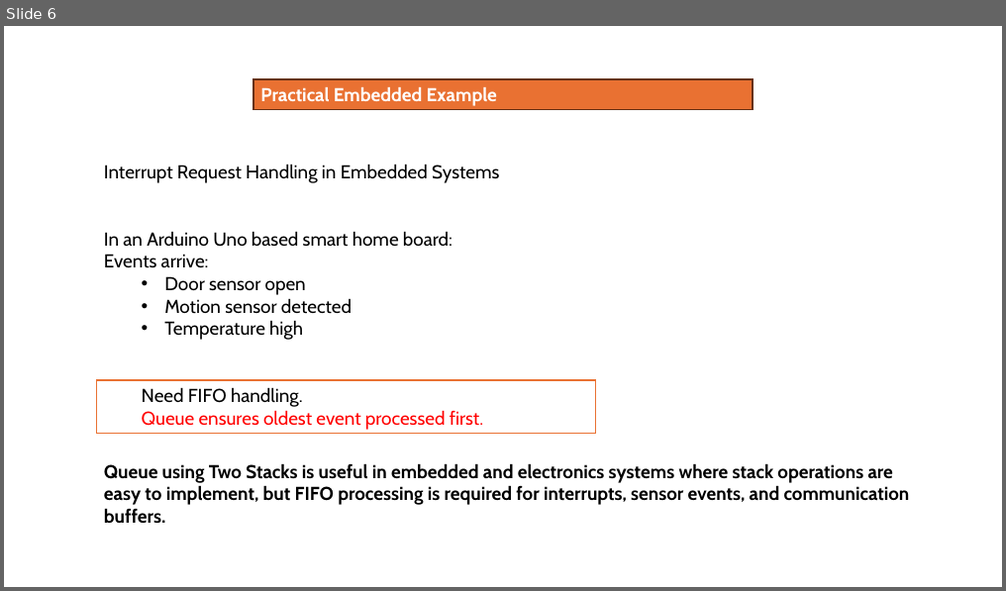
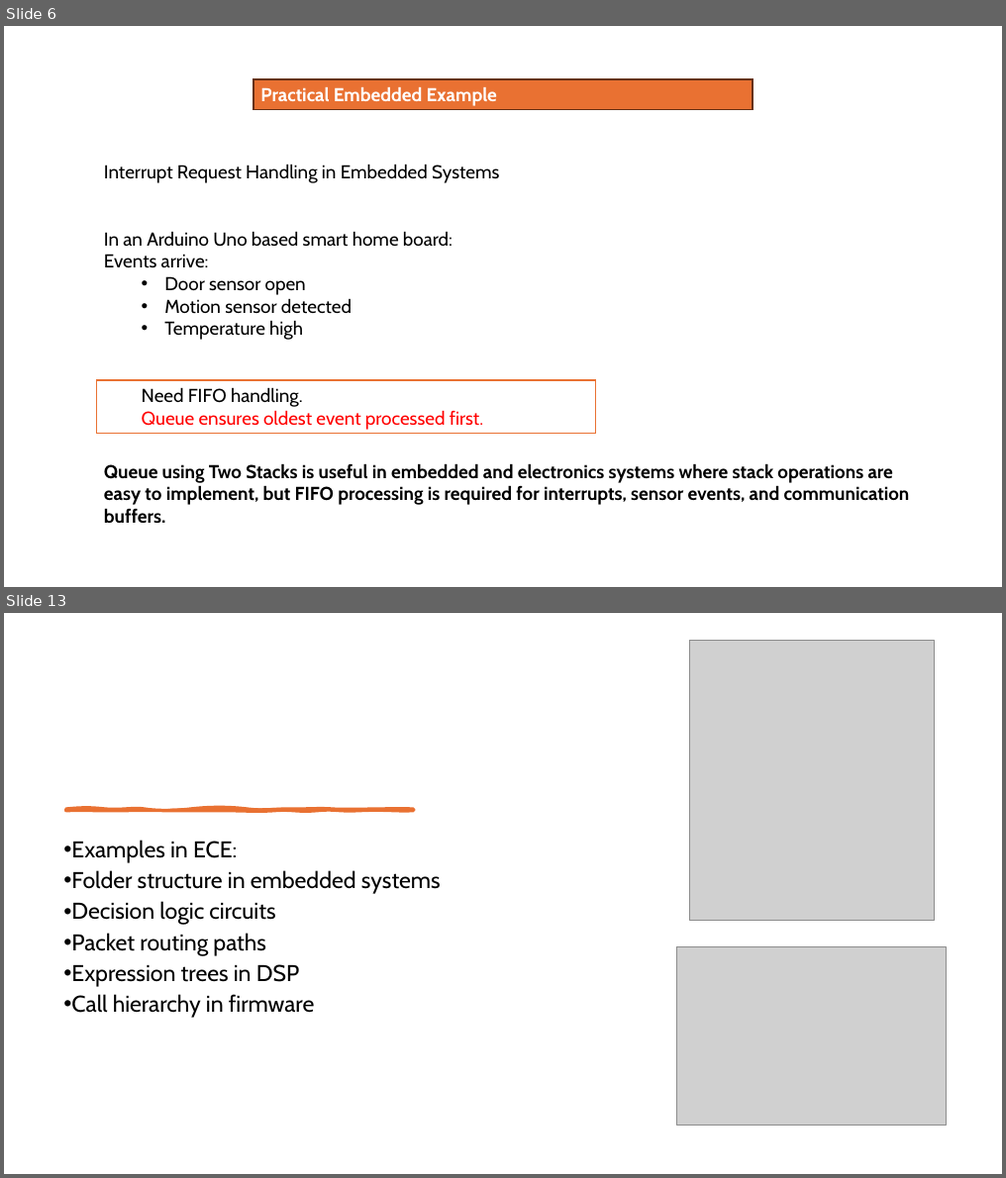
Before and after one commit to uttamds/Genesis, a slide deck: VMIT/PYTHON/Day 5 VMIT.pptx. Shown one above the other, each under a label of ours: slide 6 before the commit, slides 6 and 13 after it; the slides between them are not shown. The pictures are 1006x591 and 1006x1178 pixels, drawn with LibreOffice and Linux fonts; fonts in the diff are those of the drawing; grey boxes stand for pictures. Boxes give left, top, right and bottom in pixels: in the first picture for what was removed or moved away, otherwise in the second. Text is boxed around its words. In the diff, an @@ line names an element or a change of style, - is before the commit and + after.

```diff
--- a/VMIT/PYTHON/Day 5 VMIT.pptx
+++ b/VMIT/PYTHON/Day 5 VMIT.pptx
@@ slide 13 added at [4,613,1002,1174], background #FFFFFF @@
@@ picture added at [690,640,934,921] @@
@@ freeform shape added at [66,809,414,811], fill #E97132, outline #E97132 3.25 pt @@
@@ text added at [71,840,441,1018], 22 pt, text #000000 @@
+• Examples in ECE:
+• Folder structure in embedded systems
+• Decision logic circuits
+• Packet routing paths
+• Expression trees in DSP
+• Call hierarchy in firmware
@@ picture added at [677,947,946,1125] @@
```
Also in this commit, not shown: 16 other slides added, 1 slide removed.
